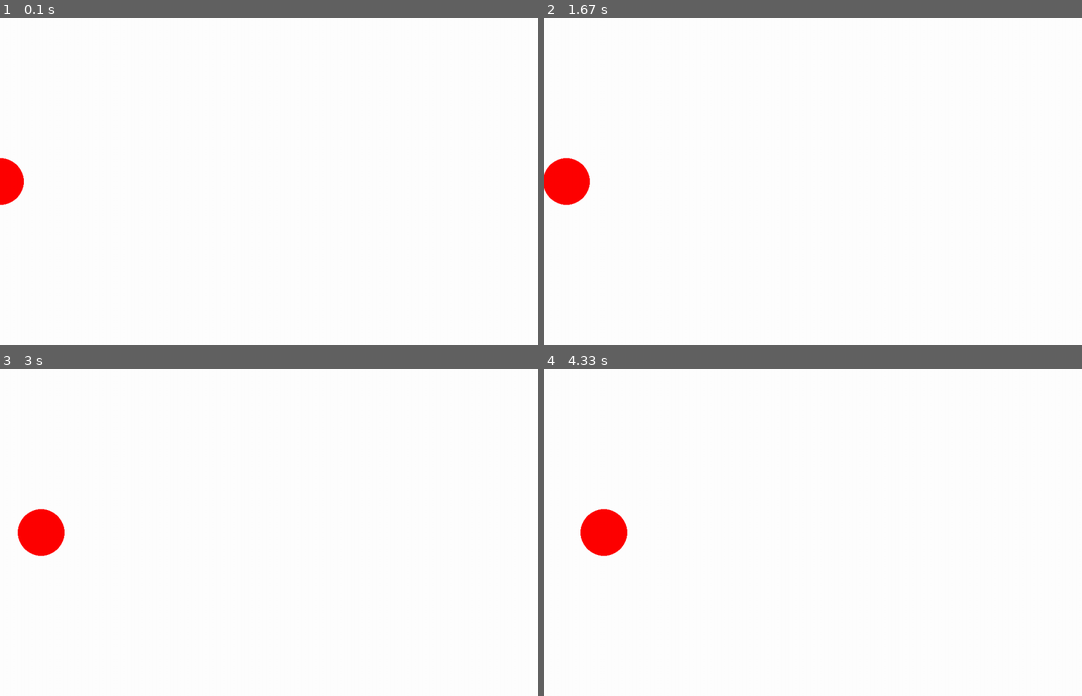
Above: before the commit, frames 1-4 (two rows, left to right).
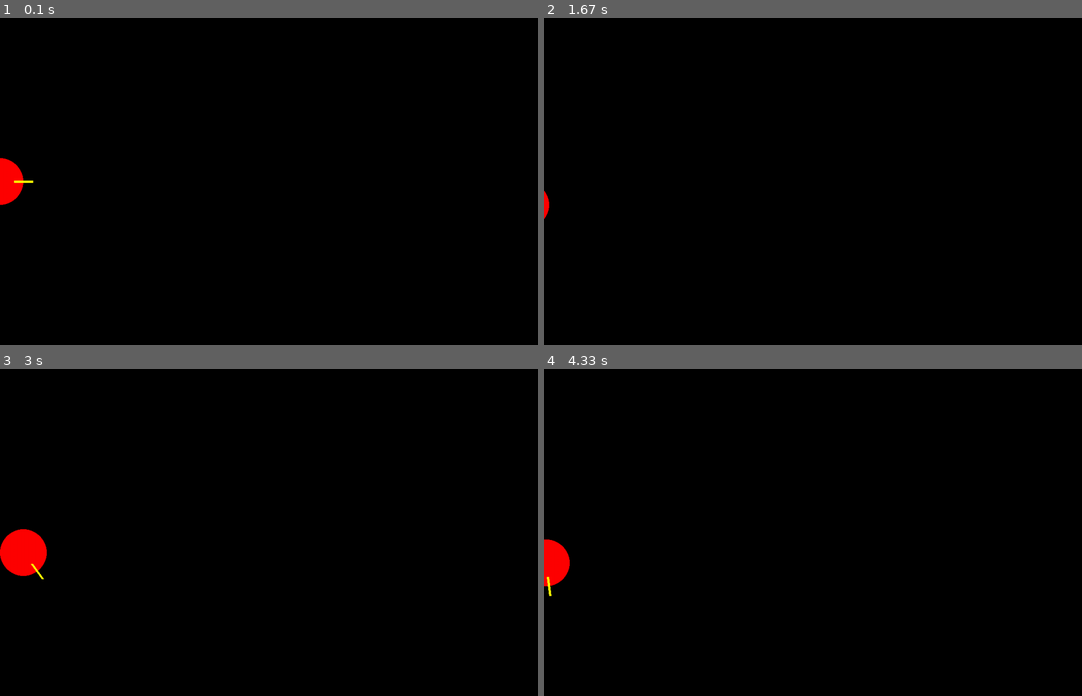
Above: after the commit, the same moments.

Repository: NAT-PORGRAMMER-DS124/pygame-fps
Game: pygame game, started from part-02/main.py
The game is run twice, just before and just after one commit, with the same random seed, the same clock (stepped at 60 frames per second) and the same inputs.
Inputs:
- Up to frame 1 (0.1 s): no input
- Up to frame 2 (1.67 s): hold W 0.33-0.8 s; hold Right 0.33-0.8 s; hold Right 0.83-1.3 s; hold D 0.83-1.3 s; hold Right from 1.33 s (still down); hold D from 1.33 s (still down)
- Up to frame 3 (3 s): release Right at 1.8 s; release D at 1.8 s; hold Left 1.83-2.37 s; hold A 1.83-2.37 s; hold Left 2.4-2.8 s; hold A 2.4-2.8 s; hold Right from 2.83 s (still down); hold D from 2.83 s (still down)
- Up to frame 4 (4.33 s): release Right at 3.47 s; release D at 3.47 s; hold Left 3.5-3.97 s; hold A 3.5-3.97 s; hold Right from 4 s (still down); hold D from 4 s (still down)

The runs differ from the first frame. In frame 1, 100% of the frame differs, in the area x 0-100%, y 0-100%; in frame 2, 100%; in frame 3, 100%; in frame 4, 100%.

Commit message:
update part 2

Diff:
--- a/part-02/main.py
+++ b/part-02/main.py
@@ -1,4 +1,6 @@
 import pygame
+import numpy as np
+
 
 pygame.init()
 
@@ -10,6 +12,8 @@
 
 x = 0
 y = 350
+heading = 0
+
 while True:
     # check exit event
     for event in pygame.event.get():
@@ -17,20 +21,38 @@
             pygame.quit()
             exit()
 
+    dist = 5
+    heading_rad = heading/180*np.pi
     # check user input
-    if pygame.key.get_pressed()[pygame.K_UP]:
-        y -= 1
-    if pygame.key.get_pressed()[pygame.K_DOWN]:
-        y += 1
+    if pygame.key.get_pressed()[pygame.K_w]:
+        x = x + dist * np.cos(heading_rad)
+        y = y + dist * np.sin(heading_rad)
+    if pygame.key.get_pressed()[pygame.K_a]:
+        x = x + dist * np.cos(heading_rad-np.pi/2)
+        y = y + dist * np.sin(heading_rad-np.pi/2)
+    if pygame.key.get_pressed()[pygame.K_s]:
+        x = x - dist * np.cos(heading_rad)
+        y = y - dist * np.sin(heading_rad)
+    if pygame.key.get_pressed()[pygame.K_d]:
+        x = x + dist * np.cos(heading_rad+np.pi/2)
+        y = y + dist * np.sin(heading_rad+np.pi/2)
+
+    if pygame.key.get_pressed()[pygame.K_LEFT]:
+        heading = heading - 3
+    if pygame.key.get_pressed()[pygame.K_RIGHT]:
+        heading = heading + 3
 
     # compute
-    display.fill('white')
+    display.fill('black')
     pygame.draw.circle(display, 'red', (x, y), 50)
+
+    heading_rad = heading/180*np.pi
+    start_line = (x + 30*np.cos(heading_rad), y + 30*np.sin(heading_rad))
+    end_line = (x + 70*np.cos(heading_rad), y + 70*np.sin(heading_rad))
+    pygame.draw.line(display, 'yellow', start_line, end_line, 5)
 
     # wait
     clock.tick(FPS)
 
     # display to player
     pygame.display.update()
-
-    x += 1
Not shown, changed: README.md
Not shown, added: .gitignore
